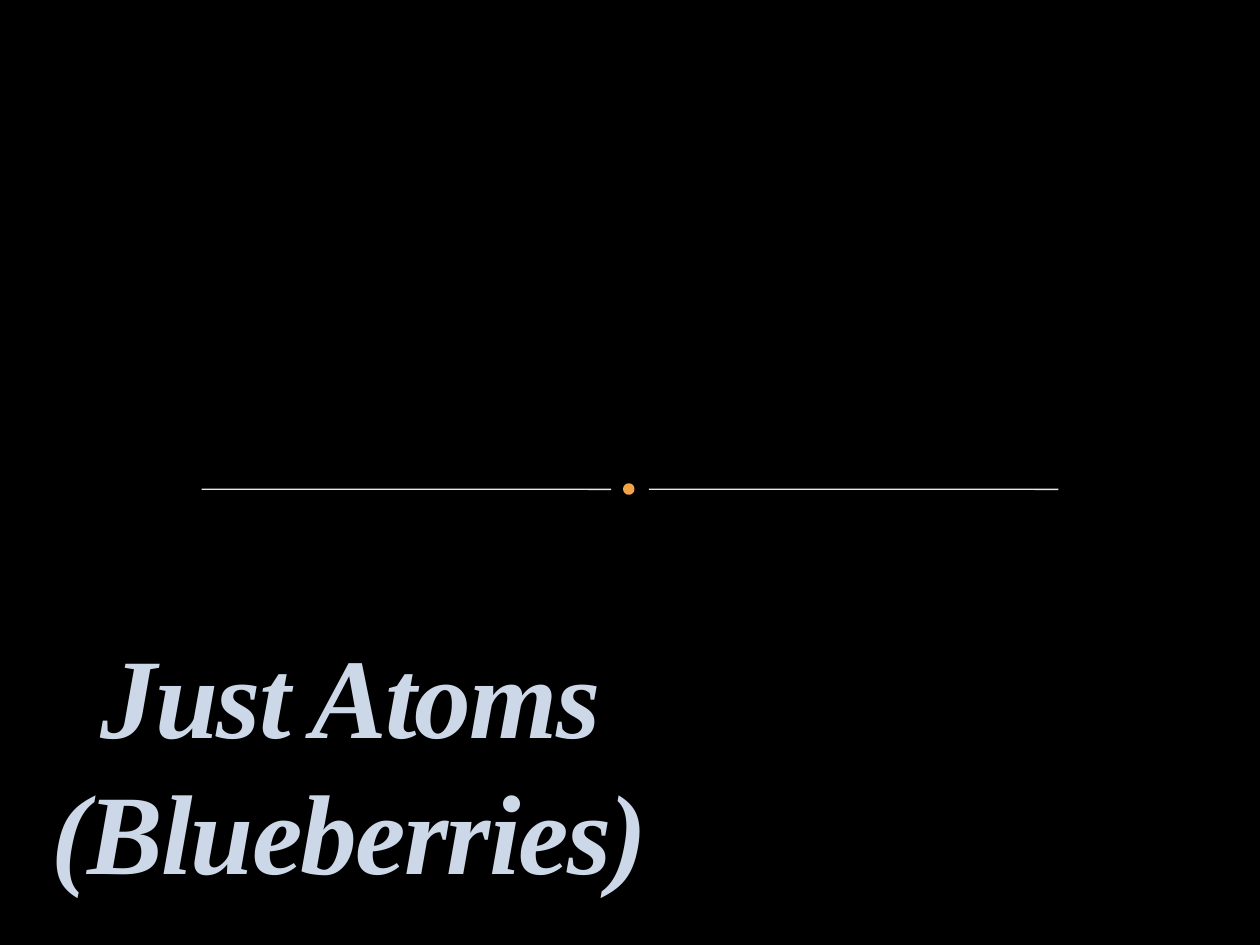
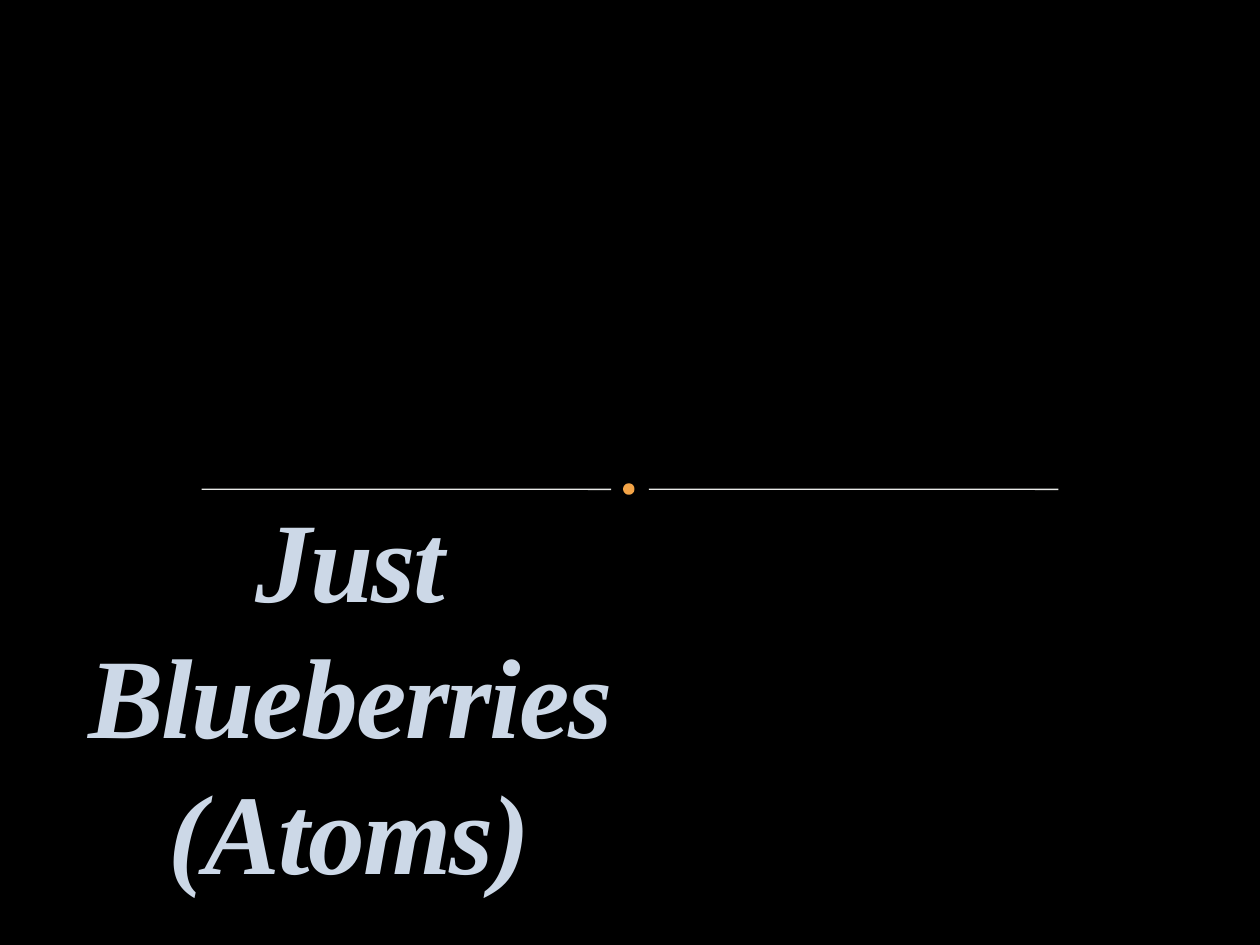
Before and after one commit to vassildinev/CSharp-OOP-Team-Project, a slide deck: slide 1 of Blueberry Presentation.pptx. Drawn at 1260x945 pixels with LibreOffice and Linux fonts; fonts in the diff are those of the drawing; background and template pictures are left out. Boxes give left, top, right and bottom in pixels: in the first picture for what was removed or moved away, otherwise in the second. Text is boxed around its words. In the diff, an @@ line names an element or a change of style, - is before the commit and + after.

```diff
--- a/Blueberry Presentation.pptx
+++ b/Blueberry Presentation.pptx
@@ title at box(88, 527, 612, 896): text changed @@
-Just Atoms (Blueberries)
+Just Blueberries (Atoms)
```
Also in this commit, not shown: 2 other slides changed, 2 slides added, 2 slides removed, 3 other files.
